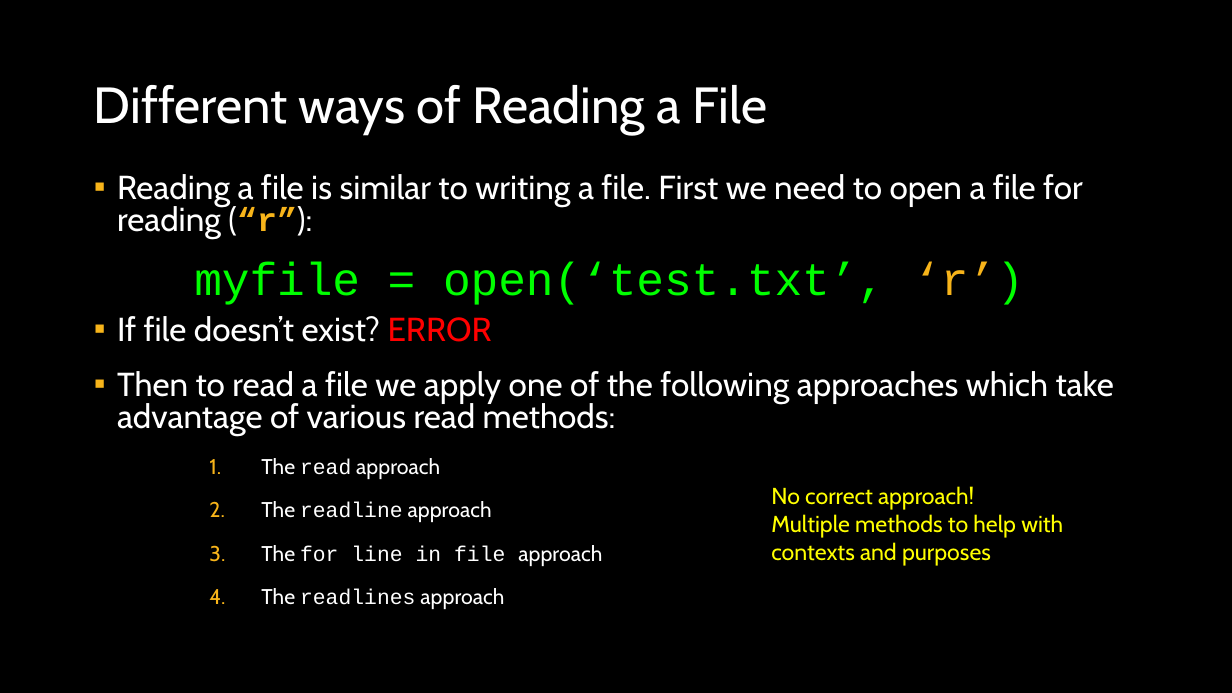
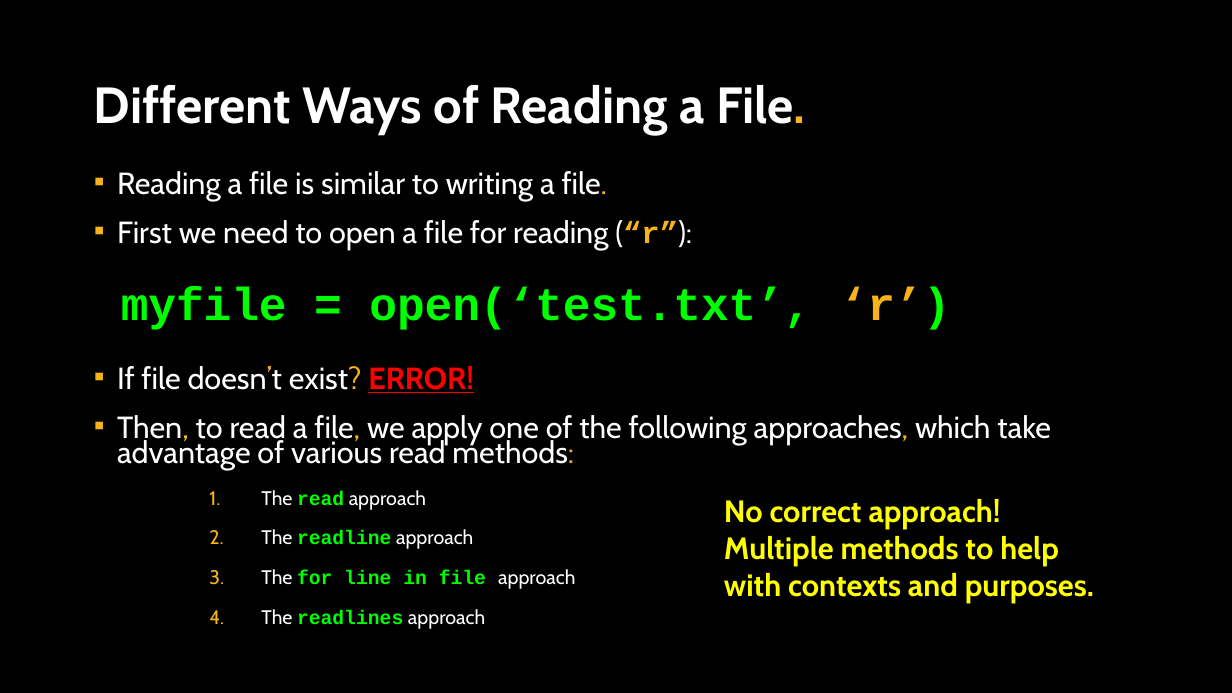
Before and after one commit to APS106/APS106-winter-2026-goodfellow-sutton, a slide deck: slide 5 of lectures/week11/lecture2/slides/week11_lecture2.pptx (slide 6 before the commit). Drawn at 1232x693 pixels with LibreOffice and Linux fonts; fonts in the diff are those of the drawing; background and template pictures are left out. Boxes give left, top, right and bottom in pixels: in the first picture for what was removed or moved away, otherwise in the second. Text is boxed around its words. In the diff, an @@ line names an element or a change of style, - is before the commit and + after.

```diff
--- a/lectures/week11/lecture2/slides/week11_lecture2.pptx
+++ b/lectures/week11/lecture2/slides/week11_lecture2.pptx
@@ title at [94, 85, 806, 134]: text changed; bold on @@
-Different ways of Reading a File
+Different Ways of Reading a File.
@@ text at [117, 171, 1051, 470]: text changed; size 25.9 to 23.8 pt @@
-▪ Reading a file is similar to writing a file. First we need to open a file for reading (“r”):
-▪ If file doesn’t exist? ERROR
-▪ Then to read a file we apply one of the following approaches which take advantage of various read methods:
+▪ Reading a file is similar to writing a file.
+▪ First we need to open a file for reading (“r”):
+▪ If file doesn’t exist? ERROR!
+▪ Then, to read a file, we apply one of the following approaches, which take advantage of various read methods:
@@ text "myfile = open(‘test.txt’, ‘r’)": place and size @@
-text "myfile = open(‘test.txt’, ‘r’)" at [194, 263, 1024, 305]
+text "myfile = open(‘test.txt’, ‘r’)" at [121, 287, 951, 330]
@@ text "myfile = open(‘test.txt’, ‘r’)" at [121, 287, 951, 330]: bold on @@
@@ text at [261, 490, 575, 629]: size 16.6 to 15.3 pt in "The read approach", "The readline approach", "The for line in file approach", "The readlines approach"; text colour #FFFFFF to #00FF00, bold on in "read", "readline", "for line in file", "readlines"; line spacing 0.8 to 0.7 @@
@@ text "No correct approach!": place and size @@
-text "No correct approach!" at [771, 486, 1063, 566]
+text "No correct approach!" at [724, 499, 1094, 603]
@@ text at [724, 499, 1001, 529]: size 18 to 24 pt, bold on in "No correct approach!" @@
@@ text at [724, 536, 1094, 603]: text changed; size 18 to 24 pt; bold on @@
-Multiple methods to help with contexts and purposes
+Multiple methods to help with contexts and purposes.
```
Also in this commit, not shown: 23 other slides changed, 2 slides added, 5 slides removed, 17 other files.
